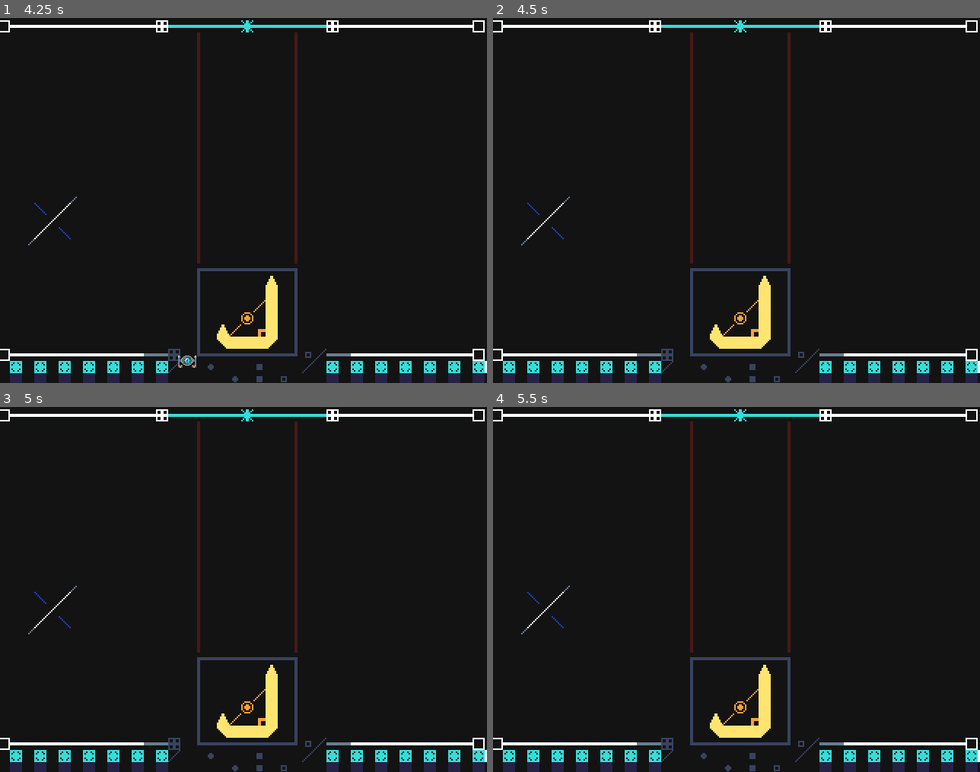
Above: before the commit, frames 1-4 (two rows, left to right).
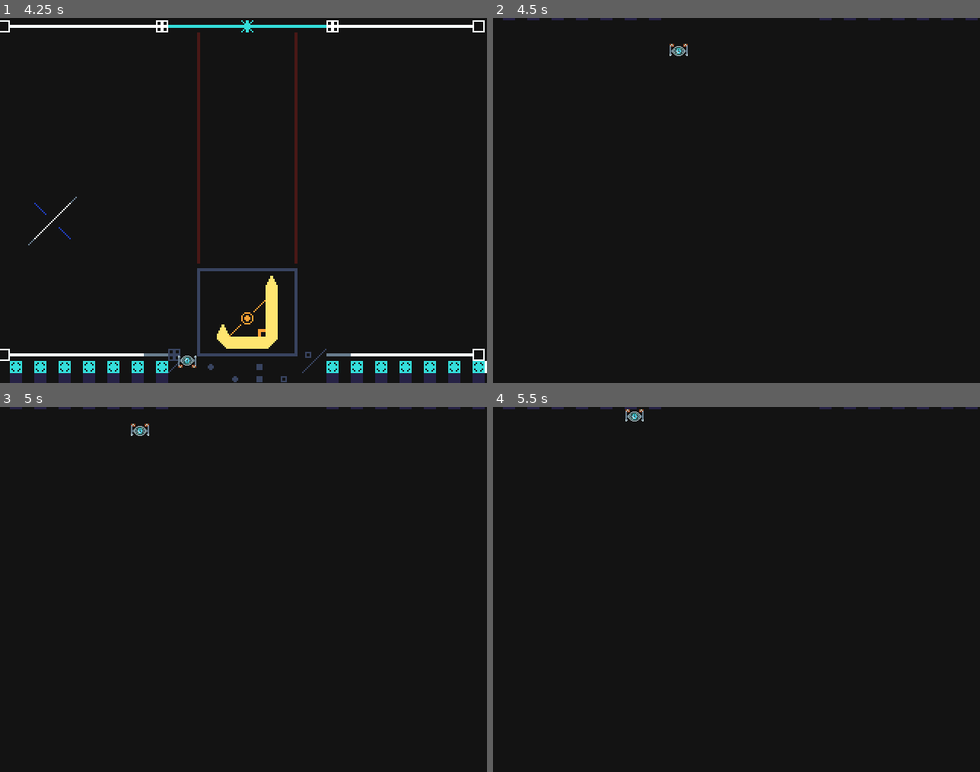
Above: after the commit, the same moments.

Repository: enescetinkal/AsscilauntPlatforming
Game: Godot game, scene res://scenes/main_world.tscn
The game is run twice, just before and just after one commit, with the same random seed, the same clock (stepped at 60 frames per second) and the same inputs.
Inputs:
- Up to frame 1 (4.25 s): tap Enter at 0.5, 2, 3.5 s; hold S (player1_crouch) 0.53-1.28 s; hold D (player1_right) 0.53-2.03 s; tap Space at 1.25, 2.75 s; tap J (player1_mainAction) at 1.35, 2.85 s; hold A (player1_left) 2.03-2.78 s; hold S (player1_crouch) 2.03-2.78 s; hold D (player1_right) from 2.78 s (still down); hold S (player1_crouch) from 3.53 s (still down)
- Up to frame 2 (4.5 s): release D (player1_right) at 4.28 s; release S (player1_crouch) at 4.28 s; hold A (player1_left) from 4.28 s (still down); tap J (player1_mainAction) at 4.35 s
- Up to frame 3 (5 s): keep holding A (player1_left)
- Up to frame 4 (5.5 s): release A (player1_left) at 5.03 s; hold D (player1_right) from 5.03 s (still down); hold S (player1_crouch) from 5.03 s (still down)

Frame 1 is identical in both runs. In frame 2, 6.4% of the frame differs, in the area x 0-100%, y 0-100%; in frame 3, 6.4%; in frame 4, 6.4%.

Commit message:
Actually Add a Camera
its still buggy 😭

Diff:
--- a/project.godot
+++ b/project.godot
@@ -23,6 +23,10 @@
 window/size/mode=3
 window/stretch/mode="viewport"
 window/stretch/aspect="keep_width"
+
+[global_group]
+
+Player=""
 
 [input]
 
--- /dev/null
+++ b/scenes/camera_checker.tscn
@@ -0,0 +1,137 @@
+[gd_scene load_steps=6 format=3 uid="uid://j2dslwll2uy7"]
+
+[sub_resource type="GDScript" id="GDScript_cqahc"]
+script/source = "extends Node2D
+
+var camera_trigger_left : bool = false
+var camera_trigger_right : bool = false
+var camera_trigger_up : bool  = false
+var camera_trigger_down : bool = false
+
+@onready var camera_2d: Camera2D = $\"../Camera2D\"
+
+# Called when the node enters the scene tree for the first time.
+func _ready() -> void:
+	pass # Replace with function body.
+
+
+# Called every frame. 'delta' is the elapsed time since the previous frame.
+func _process(delta: float) -> void:
+	pass
+
+
+func _on_area_2d_left_body_entered(body: Node2D) -> void:
+	if body.is_in_group(\"Player\") and camera_trigger_left == false :
+		camera_trigger_left = true
+		position.x -= 640
+		camera_2d.position.x -= 640
+		print(\"camera moved to left!\")
+
+
+func _on_area_2d_right_body_entered(body: Node2D) -> void:
+	if body.is_in_group(\"Player\") and camera_trigger_right == false :
+		camera_trigger_right = true
+		position.x += 640
+		camera_2d.position.x += 640
+		print(\"camera moved to right!\")
+
+
+func _on_area_2d_up_body_entered(body: Node2D) -> void:
+	if body.is_in_group(\"Player\") and camera_trigger_up == false :
+		camera_trigger_up = true
+		position.y += 480
+		camera_2d.position.y += 480
+		print(\"camera moved up!\")
+
+
+func _on_area_2d_down_body_entered(body: Node2D) -> void:
+	if body.is_in_group(\"Player\") and camera_trigger_down == false :
+		camera_trigger_down = true
+		position.y -= 480
+		camera_2d.position.y -= 480
+		print(\"camera moved down!\")
+
+
+func _on_area_2d_left_body_exited(body: Node2D) -> void:
+	if body.is_in_group(\"Player\") and camera_trigger_left == true :
+		camera_trigger_left = false
+
+
+func _on_area_2d_right_body_exited(body: Node2D) -> void:
+	if body.is_in_group(\"Player\") and camera_trigger_right == true :
+		camera_trigger_right = false
+
+
+func _on_area_2d_up_body_exited(body: Node2D) -> void:
+	if body.is_in_group(\"Player\") and camera_trigger_up == true :
+		camera_trigger_up = false
+
+func _on_area_2d_down_body_exited(body: Node2D) -> void:
+	if body.is_in_group(\"Player\") and camera_trigger_down == true :
+		camera_trigger_down = false
+"
+
+[sub_resource type="SegmentShape2D" id="SegmentShape2D_q8kia"]
+a = Vector2(3.5, -245)
+b = Vector2(3.5, 243)
+
+[sub_resource type="SegmentShape2D" id="SegmentShape2D_mjkxq"]
+a = Vector2(3.5, -245)
+b = Vector2(3.5, 243)
+
+[sub_resource type="SegmentShape2D" id="SegmentShape2D_nntg3"]
+a = Vector2(5, -280.5)
+b = Vector2(5.00003, 365.5)
+
+[sub_resource type="SegmentShape2D" id="SegmentShape2D_n4dsd"]
+a = Vector2(5, -280.5)
+b = Vector2(5.00003, 365.5)
+
+[node name="CameraChecker" type="Node2D"]
+script = SubResource("GDScript_cqahc")
+
+[node name="Area2DLeft" type="Area2D" parent="."]
+collision_mask = 2
+metadata/_edit_group_ = true
+
+[node name="CollisionShape2D" type="CollisionShape2D" parent="Area2DLeft"]
+position = Vector2(-5.5, 241)
+shape = SubResource("SegmentShape2D_q8kia")
+
+[node name="Area2DRight" type="Area2D" parent="."]
+position = Vector2(623, 10)
+collision_mask = 2
+metadata/_edit_group_ = true
+
+[node name="CollisionShape2D" type="CollisionShape2D" parent="Area2DRight"]
+position = Vector2(16, 231)
+shape = SubResource("SegmentShape2D_mjkxq")
+
+[node name="Area2DUp" type="Area2D" parent="."]
+position = Vector2(10, -10)
+collision_mask = 2
+metadata/_edit_group_ = true
+
+[node name="CollisionShape2D" type="CollisionShape2D" parent="Area2DUp"]
+position = Vector2(352.5, 487)
+rotation = 1.5708
+shape = SubResource("SegmentShape2D_nntg3")
+
+[node name="Area2DDown" type="Area2D" parent="."]
+position = Vector2(-10, 365)
+collision_mask = 2
+metadata/_edit_group_ = true
+
+[node name="CollisionShape2D" type="CollisionShape2D" parent="Area2DDown"]
+position = Vector2(372.5, -372)
+rotation = 1.5708
+shape = SubResource("SegmentShape2D_n4dsd")
+
+[connection signal="body_entered" from="Area2DLeft" to="." method="_on_area_2d_left_body_entered"]
+[connection signal="body_exited" from="Area2DLeft" to="." method="_on_area_2d_left_body_exited"]
+[connection signal="body_entered" from="Area2DRight" to="." method="_on_area_2d_right_body_entered"]
+[connection signal="body_exited" from="Area2DRight" to="." method="_on_area_2d_right_body_exited"]
+[connection signal="body_entered" from="Area2DUp" to="." method="_on_area_2d_up_body_entered"]
+[connection signal="body_exited" from="Area2DUp" to="." method="_on_area_2d_up_body_exited"]
+[connection signal="body_entered" from="Area2DDown" to="." method="_on_area_2d_down_body_entered"]
+[connection signal="body_exited" from="Area2DDown" to="." method="_on_area_2d_down_body_exited"]
--- a/scenes/main_world.tscn
+++ b/scenes/main_world.tscn
@@ -1,7 +1,8 @@
-[gd_scene load_steps=10 format=4 uid="uid://dtil5acwxm7pc"]
+[gd_scene load_steps=11 format=4 uid="uid://dtil5acwxm7pc"]
 
 [ext_resource type="Script" path="res://src/main_world.gd" id="1_dymbm"]
 [ext_resource type="Texture2D" uid="uid://u2g4oimahy72" path="res://assets/bblocks.png" id="1_hpd0c"]
+[ext_resource type="PackedScene" uid="uid://j2dslwll2uy7" path="res://scenes/camera_checker.tscn" id="2_6mojh"]
 [ext_resource type="PackedScene" uid="uid://cprdnu2lt7obr" path="res://scenes/player.tscn" id="3_37nxx"]
 [ext_resource type="Texture2D" uid="uid://00et3j05oouo" path="res://assets/bblocks-sheet.png" id="3_kxwc0"]
 
@@ -2543,6 +2544,13 @@
 position = Vector2(24, 33)
 script = ExtResource("1_dymbm")
 
+[node name="CameraChecker" parent="." instance=ExtResource("2_6mojh")]
+position = Vector2(-24, -33)
+
+[node name="Camera2D" type="Camera2D" parent="."]
+position = Vector2(-24, -33)
+anchor_mode = 0
+
 [node name="ColidingBlocks" type="TileMapLayer" parent="."]
 use_parent_material = true
 position = Vector2(37, 34)
@@ -2557,20 +2565,6 @@
 tile_map_data = PackedByteArray("AAANABAAAAAFAAYAADANABcAAAAFAAYAAAAOABAAAAAFAAYAADAOABcAAAAFAAYAAAAPABAAAAAFAAYAADAPAB …(1440 unchanged characters)…
 tile_set = SubResource("TileSet_t8ya7")
 
-[node name="Player" parent="." instance=ExtResource("3_37nxx")]
+[node name="Player" parent="." groups=["Player"] instance=ExtResource("3_37nxx")]
 position = Vector2(-10, 380)
 floor_snap_length = 5.5
-
-[node name="Camera2D" type="Camera2D" parent="."]
-position = Vector2(-24, -33)
-anchor_mode = 0
-
-[node name="Area2D" type="Area2D" parent="Camera2D"]
-
-[node name="CollisionShape2D" type="CollisionShape2D" parent="Camera2D/Area2D"]
-
-[node name="CollisionShape2D2" type="CollisionShape2D" parent="Camera2D/Area2D"]
-
-[node name="CollisionShape2D3" type="CollisionShape2D" parent="Camera2D/Area2D"]
-
-[node name="CollisionShape2D4" type="CollisionShape2D" parent="Camera2D/Area2D"]
--- /dev/null
+++ b/src/camera_checker.gd
@@ -0,0 +1,68 @@
+extends Node2D
+
+var camera_trigger_left : bool = false
+var camera_trigger_right : bool = false
+var camera_trigger_up : bool  = false
+var camera_trigger_down : bool = false
+
+@onready var camera_2d: Camera2D = $"../Camera2D"
+
+# Called when the node enters the scene tree for the first time.
+func _ready() -> void:
+	pass # Replace with function body.
+
+
+# Called every frame. 'delta' is the elapsed time since the previous frame.
+func _process(delta: float) -> void:
+	pass
+
+
+func _on_area_2d_left_body_entered(body: Node2D) -> void:
+	if body.is_in_group("Player") and camera_trigger_left == false :
+		camera_trigger_left = true
+		position.x -= 640
+		camera_2d.position.x -= 640
+		print("camera moved!")
+
+
+func _on_area_2d_right_body_entered(body: Node2D) -> void:
+	if body.is_in_group("Player") and camera_trigger_right == false :
+		camera_trigger_right = true
+		position.x += 640
+		camera_2d.position.x += 640
+		print("camera moved!")
+
+
+func _on_area_2d_up_body_entered(body: Node2D) -> void:
+	if body.is_in_group("Player") and camera_trigger_up == false :
+		camera_trigger_up = true
+		position.y += 480
+		camera_2d.position.y += 480
+		print("camera moved!")
+
+
+func _on_area_2d_down_body_entered(body: Node2D) -> void:
+	if body.is_in_group("Player") and camera_trigger_down == false :
+		camera_trigger_down = true
+		position.y -= 480
+		camera_2d.position.y -= 480
+		print("camera moved!")
+
+
+func _on_area_2d_left_body_exited(body: Node2D) -> void:
+	if body.is_in_group("Player") and camera_trigger_left == true :
+		camera_trigger_left = false
+
+
+func _on_area_2d_right_body_exited(body: Node2D) -> void:
+	if body.is_in_group("Player") and camera_trigger_right == true :
+		camera_trigger_right = false
+
+
+func _on_area_2d_up_body_exited(body: Node2D) -> void:
+	if body.is_in_group("Player") and camera_trigger_up == true :
+		camera_trigger_up = false
+
+func _on_area_2d_down_body_exited(body: Node2D) -> void:
+	if body.is_in_group("Player") and camera_trigger_down == true :
+		camera_trigger_down = false
--- a/src/player.gd
+++ b/src/player.gd
@@ -1,6 +1,7 @@
 extends CharacterBody2D
 
 @onready var sprite_2d: Sprite2D = $Sprite2D
+@onready var camera_2d: Camera2D = $"../Camera2D"
 
 enum control_state {
 	FLIP,
@@ -52,7 +53,3 @@
 	if Input.is_action_just_pressed("player1_mainAction"):
 		sprite_2d.flip_v = not sprite_2d.flip_v
 		changedGravity = not changedGravity
-
-
-func _on_off_screen_h_box_body_entered(body: Node2D) -> void:
-	queue_free()
